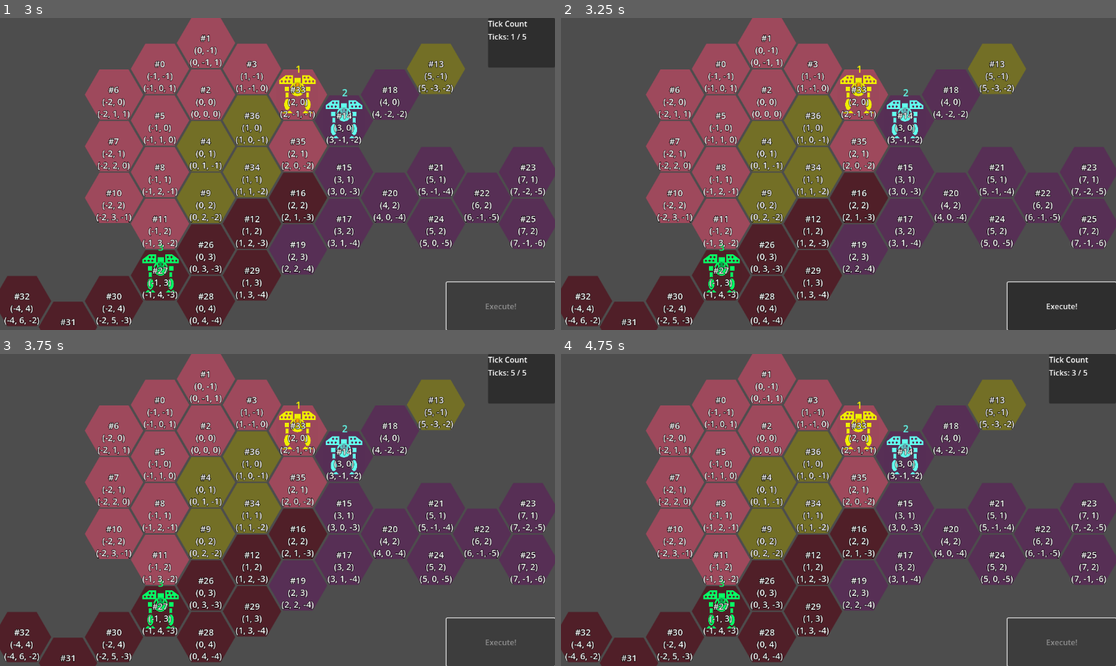
Above: before the commit, frames 1-4 (two rows, left to right).
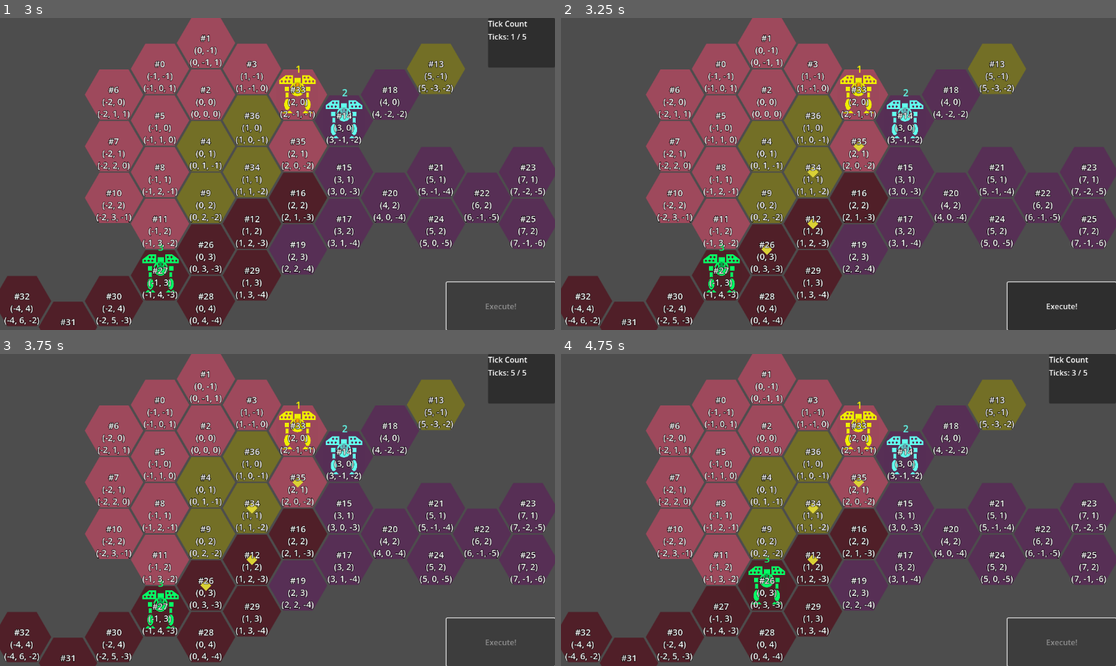
Above: after the commit, the same moments.

Repository: ArokhSlade/confetticore
Game: Godot game, scene res://game/game.tscn
The game is run twice, just before and just after one commit, with the same random seed, the same clock (stepped at 60 frames per second) and the same inputs.
Inputs (mouse positions are in pixels of both pictures, inside the frame that each line leads up to):
- Up to frame 1 (3 s): click "Execute!" at 0.5 s; move the mouse to (399, 158) at 1.27 s; press the mouse at (399, 158) at 1.28 s; tap Enter at 2 s; move the mouse to (166, 189) at 2.02 s; release the mouse at (166, 189) at 2.03 s; right-click (166, 189) at 2.1 s; click (166, 189) at 2.17 s; move the mouse to (333, 105) at 2.77 s; press the mouse at (333, 105) at 2.78 s
- Up to frame 2 (3.25 s): no input
- Up to frame 3 (3.75 s): release the mouse at (333, 441) at 3.5 s; click "Execute!" at 3.5 s
- Up to frame 4 (4.75 s): move the mouse to (810, 572) at 4.27 s; right-click (810, 572) at 4.35 s; click (810, 572) at 4.42 s

Frame 1 is identical in both runs. In frame 2, 0.1% of the frame differs, in the area x 36-55%, y 39-76%; in frame 3, 0.1%; in frame 4, 0.8%, in the area x 25-55%, y 39-88%.

Commit message:
quick and dirty ai, buggy, attacks sometimes
[task #112](https://tree.taiga.io/project/gerald_as-confetticore/task/112)

Diff:
--- /dev/null
+++ b/ai/ai_player.gd
@@ -0,0 +1,42 @@
+extends Node
+class_name AIPlayer
+
+@export var affiliation = Mech.Affiliation.BLUE
+
+var all_mechs : Mechs
+var hex_map : HexMap
+
+var opposing_mechs : Array[Mech]
+var owned_mechs : Array[Mech]
+
+
+func setup(mechs, in_hex_map):
+	all_mechs = mechs
+	hex_map = in_hex_map
+
+func give_orders():
+	get_owned_mechs()
+	get_opposing_mechs()
+	for mech in owned_mechs:
+		var target_mech = pick_target_mech()
+		var target_cube = hex_map.get_cube_coords(target_mech)
+		mech.update_orders(target_cube)
+
+func get_opposing_mechs():
+	for mech in all_mechs.get_mechs():
+		if mech.affiliation != affiliation:
+			opposing_mechs.append(mech)
+
+func get_owned_mechs():
+	for mech in all_mechs.get_mechs():
+		if mech.affiliation == affiliation:
+			owned_mechs.append(mech)
+
+func pick_target_mech():
+	var result = null
+	for mech in opposing_mechs:
+		if mech.is_dead():
+			continue
+		result = mech
+		break
+	return result
--- /dev/null
+++ b/ai/ai_player.tscn
@@ -0,0 +1,6 @@
+[gd_scene load_steps=2 format=3 uid="uid://dmh7amuaaqpmd"]
+
+[ext_resource type="Script" uid="uid://cyowcdb8j4ub5" path="res://ai/ai_player.gd" id="1_hk5k1"]
+
+[node name="AIPlayer" type="Node"]
+script = ExtResource("1_hk5k1")
--- a/game/game.gd
+++ b/game/game.gd
@@ -4,6 +4,7 @@
 @export var level : Level
 @export var tick_duration : float = .5
 @export var ui : UI
+@export var ai : AIPlayer
 @export var tick_timer : Timer
 
 var tick_count = 0
@@ -12,6 +13,7 @@
 	level.setup()
 	var hex_map = level.get_hex_map()
 	ui.setup(hex_map)
+	ai.setup(level.mechs, level.hex_map)
 
 func start_execution():
 	level.start_execution()
@@ -27,6 +29,7 @@
 	level.stop_execution()
 	tick_timer.stop()
 	tick_count = 0
+	ai.give_orders()
 	ui.switch_to_planning_mode()
 
 func _on_ui_execute_phase_requested():
--- a/game/game.tscn
+++ b/game/game.tscn
@@ -1,20 +1,23 @@
-[gd_scene load_steps=4 format=3 uid="uid://cbewjrret8wkg"]
+[gd_scene load_steps=5 format=3 uid="uid://cbewjrret8wkg"]
 
 [ext_resource type="Script" uid="uid://bkyplmgv0gi68" path="res://game/game.gd" id="1_fc0e3"]
 [ext_resource type="PackedScene" uid="uid://dqnfsgb18u6f6" path="res://level/level.tscn" id="1_feb5d"]
+[ext_resource type="PackedScene" uid="uid://dmh7amuaaqpmd" path="res://ai/ai_player.tscn" id="6_dakft"]
 [ext_resource type="PackedScene" uid="uid://bgauqy5f3cvfo" path="res://ui/ui.tscn" id="6_mfdv2"]
 
-[node name="Game" type="Node" node_paths=PackedStringArray("level", "ui", "tick_timer")]
+[node name="Game" type="Node" node_paths=PackedStringArray("level", "ui", "ai", "tick_timer")]
 script = ExtResource("1_fc0e3")
 level = NodePath("Level")
-tick_duration = null
 ui = NodePath("UI")
+ai = NodePath("AIPlayer")
 tick_timer = NodePath("TickTimer")
 
 [node name="Level" parent="." instance=ExtResource("1_feb5d")]
 
 [node name="UI" parent="." instance=ExtResource("6_mfdv2")]
 
+[node name="AIPlayer" parent="." instance=ExtResource("6_dakft")]
+
 [node name="TickTimer" type="Timer" parent="."]
 
 [connection signal="execute_phase_requested" from="UI" to="." method="_on_ui_execute_phase_requested"]
Not shown, added: ai/ai_player.gd.uid
Not shown, changed: .gitignore
